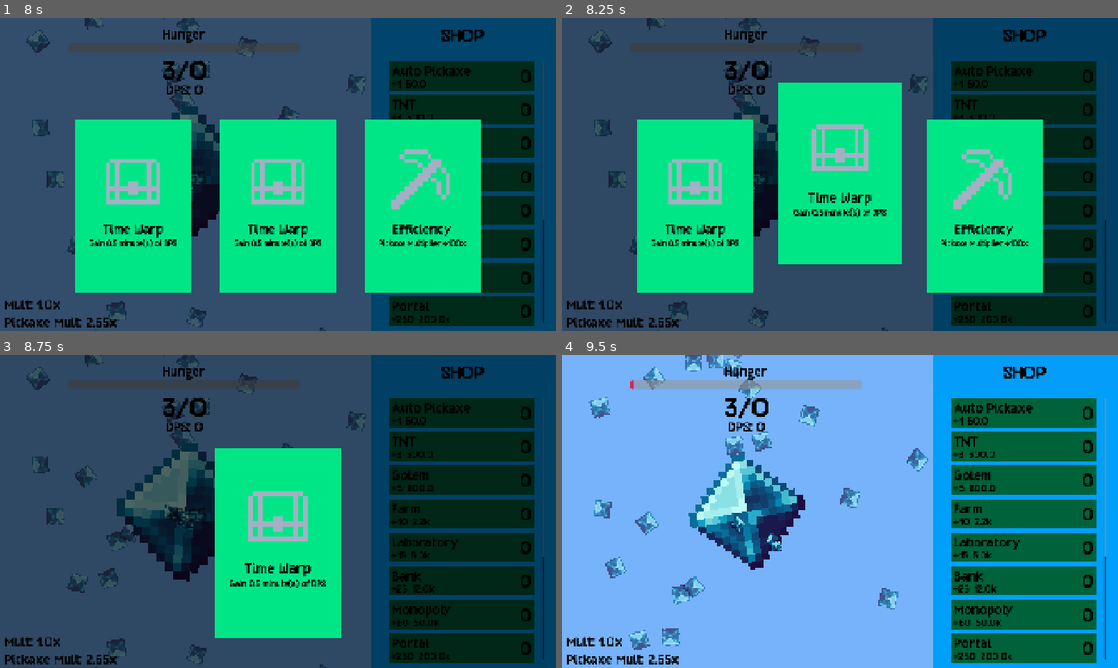
Above: before the commit, frames 1-4 (two rows, left to right).
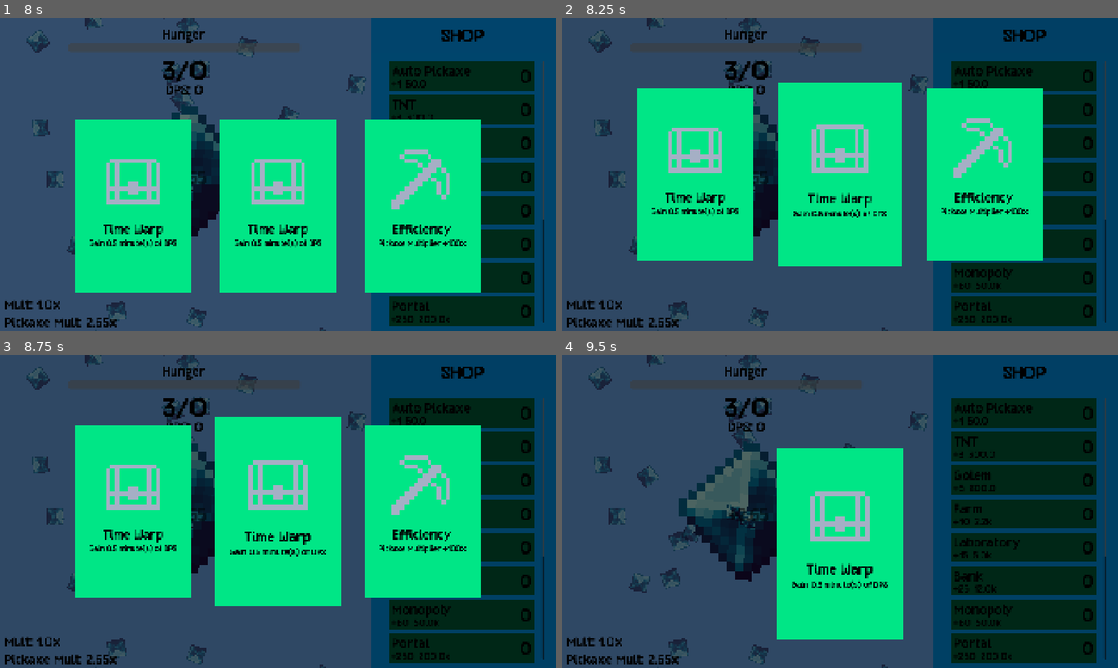
Above: after the commit, the same moments.

Repository: kyteidev/diamond-clicker-ultimate
Game: Godot game, scene res://scenes/game.tscn
The game is run twice, just before and just after one commit, with the same random seed, the same clock (stepped at 60 frames per second) and the same inputs.
Inputs (mouse positions are in pixels of both pictures, inside the frame that each line leads up to):
- Up to frame 1 (8 s): move the mouse to (400, 158) at 0.52 s; click (400, 158) at 0.6 s; move the mouse to (166, 190) at 1.27 s; click (166, 190) at 1.35 s; move the mouse to (333, 105) at 2.02 s; click (333, 105) at 2.1 s; move the mouse to (250, 237) at 2.77 s; click (250, 237) at 2.85 s; move the mouse to (444, 221) at 3.52 s; click (444, 221) at 3.6 s; move the mouse to (111, 127) at 4.27 s; click (111, 127) at 4.35 s; move the mouse to (305, 174) at 5.02 s; click (305, 174) at 5.1 s; move the mouse to (194, 96) at 5.77 s; click (194, 96) at 5.85 s; move the mouse to (400, 158) at 6.52 s; click (400, 158) at 6.6 s; move the mouse to (166, 190) at 7.27 s; click (166, 190) at 7.35 s
- Up to frame 2 (8.25 s): move the mouse to (895, 105) at 8.02 s; click (895, 105) at 8.1 s
- Up to frame 3 (8.75 s): no input
- Up to frame 4 (9.5 s): move the mouse to (812, 574) at 8.77 s; click (812, 574) at 8.85 s

Frame 1 is identical in both runs. In frame 2, 13% of the frame differs, in the area x 13-87%, y 22-88%; in frame 3, 30%; in frame 4, 97%, in the area x 0-100%, y 0-100%.

Commit message:
fix booster card going to wrong position if mouse hovered

Diff:
--- a/scripts/card.gd
+++ b/scripts/card.gd
@@ -74,12 +74,18 @@
 
 
 func show_card() -> void:
+	mouse_filter = Control.MOUSE_FILTER_IGNORE
+
 	await get_tree().process_frame
 	global_position.y = 1080 + size.y
 
 	var tween := create_tween()
 	tween.tween_property(self, "global_position:y", orig_pos.y, TWEEN_DURATION) \
 			.set_trans(Tween.TRANS_CUBIC).set_ease(Tween.EASE_IN_OUT)
+	tween.finished.connect(
+		func() -> void:
+			mouse_filter = Control.MOUSE_FILTER_STOP,
+	)
 
 
 func hide_card() -> void:
